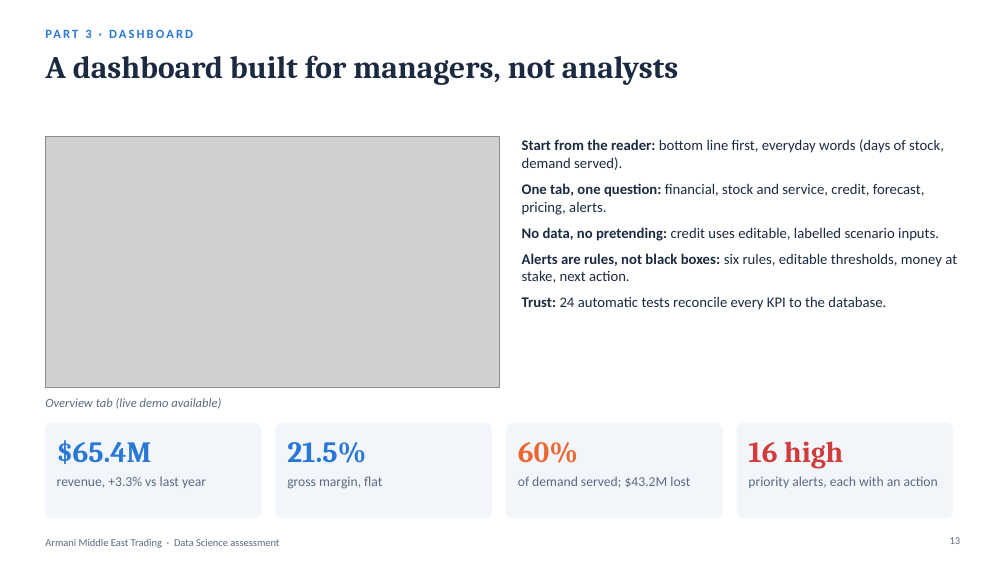
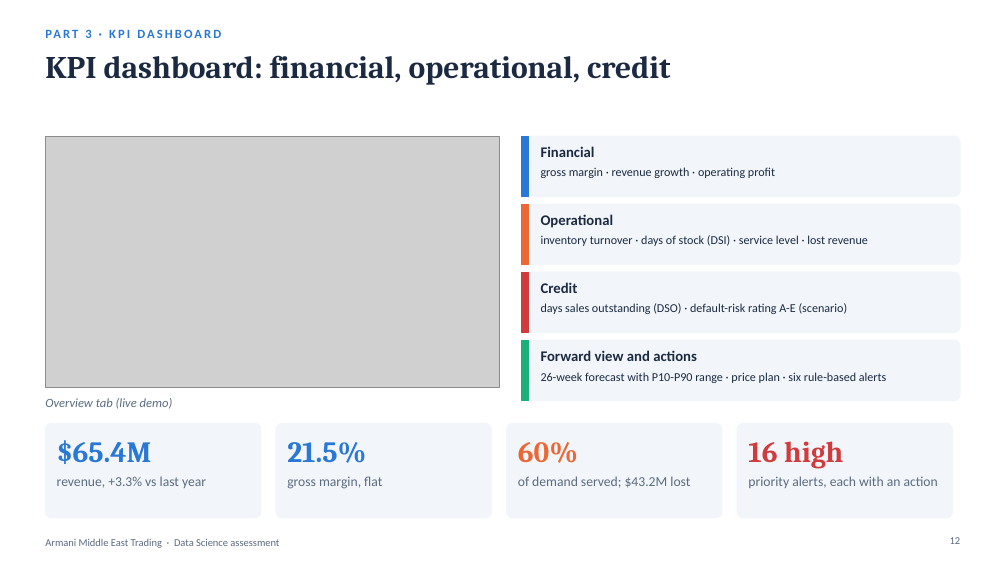
Before and after one commit to hrnademi/Technical_Assessment_HamidrezaNademi, a slide deck: slide 12 of Armani_Data_Science_Presentation.pptx (slide 13 before the commit). Drawn at 1008x567 pixels with LibreOffice and Linux fonts; fonts in the diff are those of the drawing; grey boxes stand for pictures. Boxes give left, top, right and bottom in pixels: in the first picture for what was removed or moved away, otherwise in the second. Text is boxed around its words. In the diff, an @@ line names an element or a change of style, - is before the commit and + after.

```diff
--- a/Armani_Data_Science_Presentation.pptx
+++ b/Armani_Data_Science_Presentation.pptx
@@ title at (x1=45, y1=55, x2=670, y2=85): text changed @@
-A dashboard built for managers, not analysts
+KPI dashboard: financial, operational, credit
@@ text removed at (x1=522, y1=139, x2=957, y2=310) @@
-• Start from the reader: bottom line first, everyday words (days of stock, demand served).
-• One tab, one question: financial, stock and service, credit, forecast, pricing, alerts.
-• No data, no pretending: credit uses editable, labelled scenario inputs.
-• Alerts are rules, not black boxes: six rules, editable thresholds, money at stake, next action.
-• Trust: 24 automatic tests reconcile every KPI to the database.
@@ rounded rectangle added at (x1=522, y1=136, x2=960, y2=197), fill #F2F6FB, outline #F2F6FB 1 pt @@
@@ rectangle added at (x1=522, y1=136, x2=529, y2=197), fill #2A78D6, outline #2A78D6 1 pt @@
@@ text added at (x1=541, y1=146, x2=595, y2=157), 14 pt, text #1B2A41, bold @@
+Financial
@@ text added at (x1=541, y1=167, x2=775, y2=178), 11.5 pt, text #1B2A41 @@
+gross margin · revenue growth · operating profit
@@ rounded rectangle added at (x1=522, y1=204, x2=960, y2=265), fill #F2F6FB, outline #F2F6FB 1 pt @@
@@ rectangle added at (x1=522, y1=204, x2=529, y2=265), fill #EB6834, outline #EB6834 1 pt @@
@@ text added at (x1=541, y1=214, x2=614, y2=228), 14 pt, text #1B2A41, bold @@
+Operational
@@ text added at (x1=541, y1=235, x2=868, y2=246), 11.5 pt, text #1B2A41 @@
+inventory turnover · days of stock (DSI) · service level · lost revenue
@@ rounded rectangle added at (x1=522, y1=272, x2=960, y2=333), fill #F2F6FB, outline #F2F6FB 1 pt @@
@@ rectangle added at (x1=522, y1=272, x2=529, y2=333), fill #D03B3B, outline #D03B3B 1 pt @@
@@ text added at (x1=541, y1=282, x2=578, y2=293), 14 pt, text #1B2A41, bold @@
+Credit
@@ text added at (x1=541, y1=303, x2=848, y2=314), 11.5 pt, text #1B2A41 @@
+days sales outstanding (DSO) · default-risk rating A-E (scenario)
@@ rounded rectangle added at (x1=522, y1=340, x2=960, y2=401), fill #F2F6FB, outline #F2F6FB 1 pt @@
@@ rectangle added at (x1=522, y1=340, x2=529, y2=401), fill #1BAF7A, outline #1BAF7A 1 pt @@
@@ text added at (x1=541, y1=350, x2=697, y2=361), 14 pt, text #1B2A41, bold @@
+Forward view and actions
@@ text added at (x1=541, y1=372, x2=887, y2=383), 11.5 pt, text #1B2A41 @@
+26-week forecast with P10-P90 range · price plan · six rule-based alerts
@@ text at (x1=45, y1=398, x2=173, y2=409): text changed @@
-Overview tab (live demo available)
+Overview tab (live demo)
```
Also in this commit, not shown: 7 other slides changed, 4 slides added, 4 slides removed.
